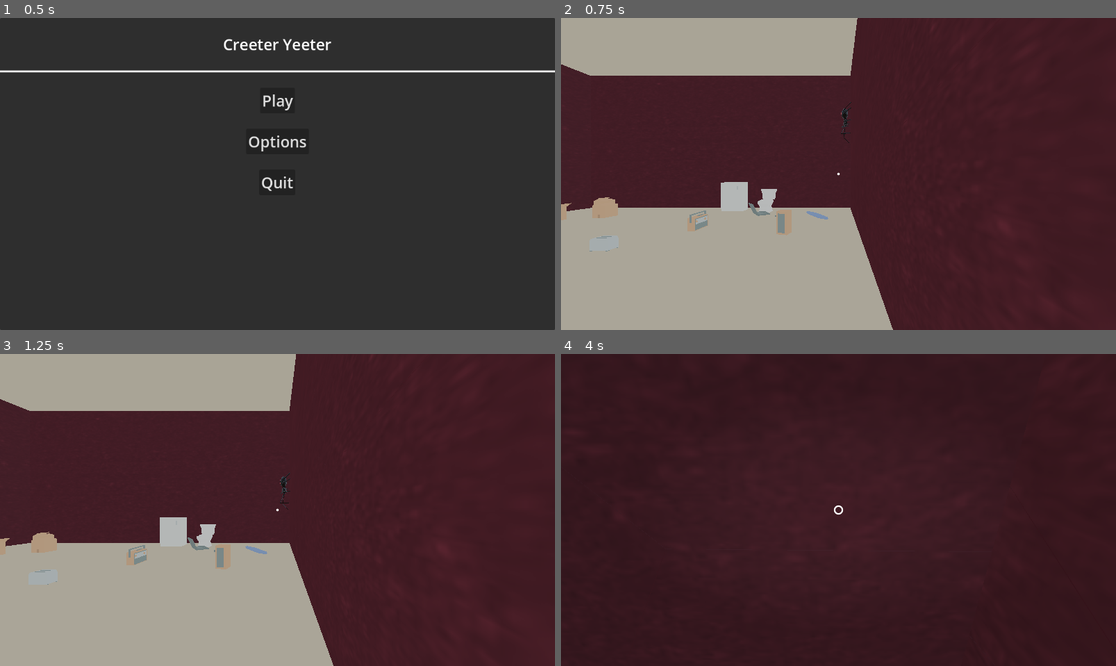
Above: before the commit, frames 1-4 (two rows, left to right).
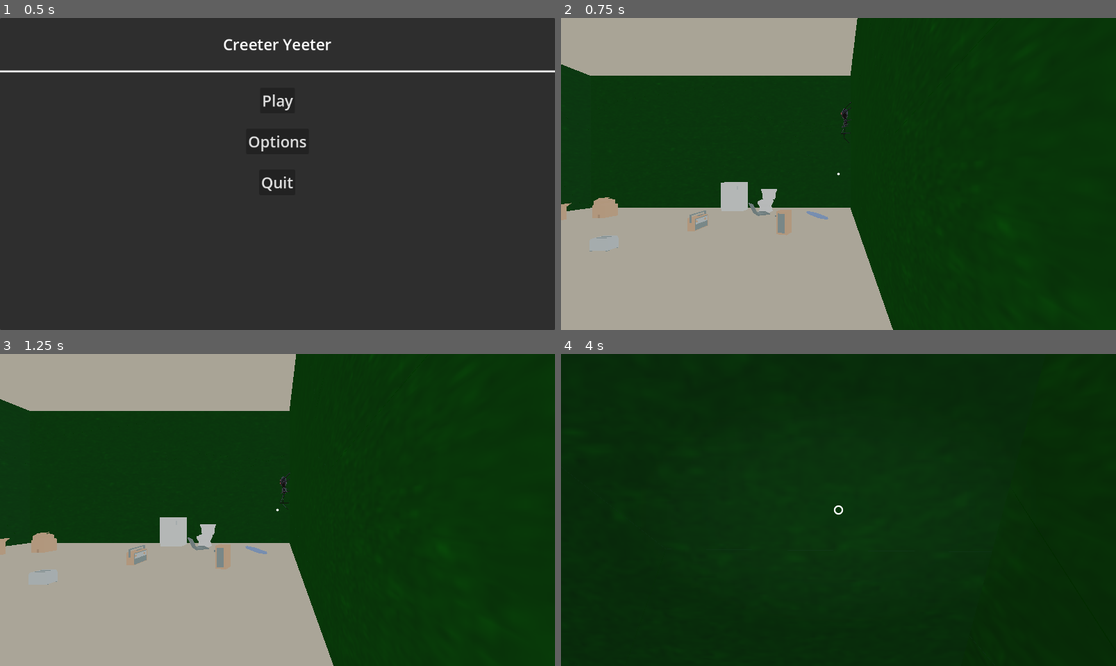
Above: after the commit, the same moments.

Repository: rcorre/wildjam84
Game: Godot game, scene res://menus/title/Title.tscn
Two runs of this game, one before a commit and one after it. Both use one fixed random seed, a clock stepped at 60 frames per second and the inputs below.
Inputs (mouse positions are in pixels of both pictures, inside the frame that each line leads up to):
- Up to frame 1 (0.5 s): no input
- Up to frame 2 (0.75 s): click "Play" at 0.5 s
- Up to frame 3 (1.25 s): no input
- Up to frame 4 (4 s): tap Enter at 1.25 s; move the mouse to (866, 510) at 1.27 s; hold Right mouse button (drop) 1.28-2.03 s; hold W (forward) from 1.28 s (still down); tap Space (jump) at 1.52, 2.27, 3.77 s; move the mouse to (810, 510) at 2.02 s; click (810, 510) at 2.1 s; move the mouse to (849, 503) at 2.77 s; hold Right mouse button (drop) 2.78-3.53 s; move the mouse to (832, 516) at 3.52 s; click (832, 516) at 3.6 s

Frame 1 is identical in both runs. In frame 2, 68% of the frame differs, in the area x 0-100%, y 0-100%; in frame 3, 68%; in frame 4, 100%.

Commit message:
Add bug chasing, color code levels

Diff:
--- a/global/Constants.gd
+++ b/global/Constants.gd
@@ -18,35 +18,62 @@
 				"chance": 100,
 			},
 		],
+		"min_spawn_frequency": 10.0,
+		"max_spawn_frequency": 15.0,
+		"max_concurrent_bugs": 2,
+		"chase_factor": 0,
+		"wall_color": Color.WEB_GREEN,
+	},
+	{
+		"bugs": [
+			{
+				"name": "Spider",
+				"chance": 100,
+			},
+		],
+		"min_spawn_frequency": 7.0,
+		"max_spawn_frequency": 12.0,
+		"max_concurrent_bugs": 3,
+		"chase_factor": 1,
+		"wall_color": Color.PALE_GREEN,
+	},
+	{
+		"bugs": [
+			{
+				"name": "Spider",
+				"chance": 100,
+			},
+		],
+		"min_spawn_frequency": 6.0,
+		"max_spawn_frequency": 10.0,
+		"max_concurrent_bugs": 4,
+		"chase_factor": 3,
+		"wall_color": Color.GOLD,
+	},
+		{
+		"bugs": [
+			{
+				"name": "Spider",
+				"chance": 100,
+			},
+		],
+		"min_spawn_frequency": 6.0,
+		"max_spawn_frequency": 8.0,
+		"max_concurrent_bugs": 5,
+		"chase_factor": 8,
+		"wall_color": Color.DARK_ORANGE,
+	},
+		{
+		"bugs": [
+			{
+				"name": "Spider",
+				"chance": 100,
+			},
+		],
 		"min_spawn_frequency": 5.0,
-		"max_spawn_frequency": 10.0,
-		"max_concurrent_bugs": 2,
+		"max_spawn_frequency": 7.0,
+		"max_concurrent_bugs": 6,
+		"chase_factor": 15,
+		"wall_color": Color.WEB_MAROON,
 	},
-	# {
-	# 	"bugs": [
-	# 		{
-	# 			"name": "Spider",
-	# 			"chance": 100,
-	# 		},
-	# 	],
-	# 	"min_spawn_frequency": 3.0,
-	# 	"max_spawn_frequency": 7.0,
-	# 	"max_concurrent_bugs": 6,
-	# },
-	# # todo: get more bug models
-	# {
-	# 	"bugs": [
-	# 		{
-	# 			"name": "Spider",
-	# 			"chance": 50,
-	# 		},
-	# 		{
-	# 			"name": "Spider",
-	# 			"chance": 50,
-	# 		},
-	# 	],
-	# 	"min_spawn_frequency": 3.0,
-	# 	"max_spawn_frequency": 7.0,
-	# 	"max_concurrent_bugs": 5,
-	# },
 ]
--- a/scenes/Bugs/Bug.gd
+++ b/scenes/Bugs/Bug.gd
@@ -35,6 +35,9 @@
 var current_direction: Vector3 = Vector3.ZERO
 var jump_charge := 0.0
 var face_hugging: Player
+
+var player : Player
+var chase_factor : float = 0
 
 var last_floor_normal := Vector3.ZERO
 var last_turn := -1.0
@@ -99,12 +102,19 @@
 	collision_mask = 0
 	set_collision_layer_value(3, true)
 
+func _get_move_rotation() -> float:
+	if player:
+		# seems to work when I tested with one spider but it's hard to notice much difference in the chaos of many
+		var angle_to_player := basis.z.signed_angle_to(Basis.looking_at(player.position, up_direction).z, up_direction) + PI
+		return (randf_range(0, PI * 2) + (chase_factor * angle_to_player)) / (chase_factor + 1)
+	return randf_range(0, PI * 2)
+
 func move(timer: Timer) -> void:
 	if health <= 0:
 		return
 	timer.start(randf_range(min_move_secs, max_move_secs))
 	if randf() < move_chance:
-		rotate_object_local(Vector3.UP, randf_range(0, PI * 2))
+		rotate_object_local(up_direction, _get_move_rotation())
 		velocity = speed * basis.z
 		anim.play("Walk")
 		walk_sound.playing = true
@@ -129,3 +139,11 @@
 			var tween := get_tree().create_tween()
 			# note: the 0.1 delay actually equals 1s because we reduced the time scale
 			tween.tween_property(Engine, "time_scale", 1.0, 0.5).set_delay(0.1)
+
+func with_args(
+	player_ref: Player,
+	chase_factor: float,
+) -> Bug:
+	self.player = player_ref
+	self.chase_factor = chase_factor
+	return self
--- a/scenes/Bugs/Controller/BugController.gd
+++ b/scenes/Bugs/Controller/BugController.gd
@@ -13,6 +13,7 @@
 
 @export var Spider : PackedScene
 
+var player : Player
 var difficulty_level: int
 var bugs : Array[Bug] = []
 
@@ -86,7 +87,7 @@
 	if bugs.size() >= config.max_concurrent_bugs:
 		return
 
-	var next_bug := _pick_bug(config.bugs).instantiate() as Bug
+	var next_bug := (_pick_bug(config.bugs).instantiate() as Bug).with_args(player, config.chase_factor)
 	bugs.append(next_bug)
 	next_bug.on_bug_death.connect(_on_bug_death)
 
@@ -100,6 +101,8 @@
 
 func with_args(
 	level: int,
+	player_ref: Player,
 ) -> BugController:
 	difficulty_level = clamp(level, 0, DIFFICULTY_LEVELS.size() - 1)
+	player = player_ref
 	return self
--- a/scenes/Level/LevelController.gd
+++ b/scenes/Level/LevelController.gd
@@ -22,6 +22,7 @@
 	var new_room := (self.room.instantiate() as Room).with_args(
 		id,
 		position_offset,
+		player,
 		build_north,
 		build_east,
 		build_south,
--- a/scenes/Level/Rooms/Room.gd
+++ b/scenes/Level/Rooms/Room.gd
@@ -17,6 +17,7 @@
 
 var id : int
 var room_offset : Vector3
+var player : Player
 var build_north : bool
 var build_east : bool
 var build_south : bool
@@ -63,7 +64,7 @@
 	furniture_set.translate(Vector3.DOWN * 3)
 
 func _build_bug_controller() -> void:
-	var bc := (bug_controller.instantiate() as BugController).with_args(mobs_difficulty_level)
+	var bc := (bug_controller.instantiate() as BugController).with_args(mobs_difficulty_level, player)
 	self.add_child(bc)
 
 func _ready() -> void:
@@ -72,11 +73,7 @@
 	self.translate(self.room_offset)
 	self.name = "room%d" % id
 
-	var wall_color = Color.from_rgba8(
-		randi_range(50, 200),
-		randi_range(50, 200),
-		randi_range(50, 200),
-	)
+	var wall_color = Constants.DIFFICULTY_LEVELS[mobs_difficulty_level].wall_color
 	var material := StandardMaterial3D.new()
 	material.albedo_color = wall_color
 	material.albedo_texture = WALL_MATERIAL
@@ -99,6 +96,7 @@
 func with_args(
 	room_id: int,
 	position_offset: Vector3,
+	player_ref: Player,
   build_north_wall := true,
   build_east_wall := true,
   build_south_wall := true,
@@ -107,6 +105,7 @@
 ) -> Room:
 	self.id = room_id
 	self.room_offset = position_offset
+	self.player = player_ref
 	self.build_north = build_north_wall
 	self.build_east = build_east_wall
 	self.build_south = build_south_wall
